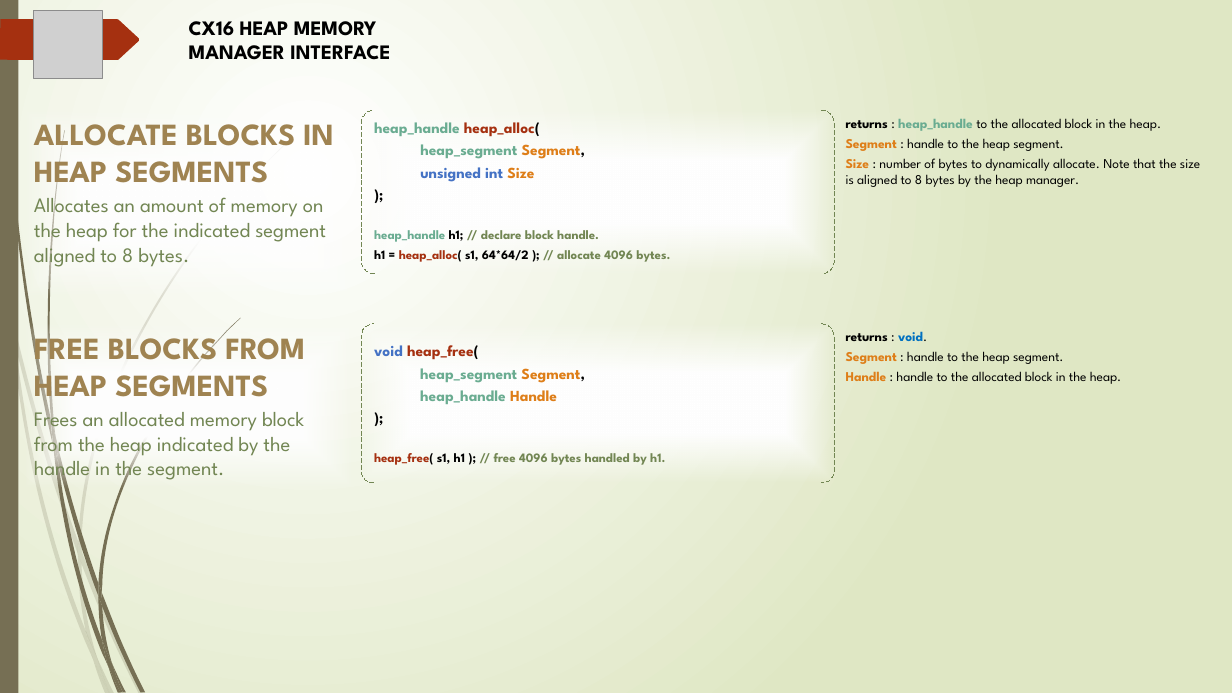
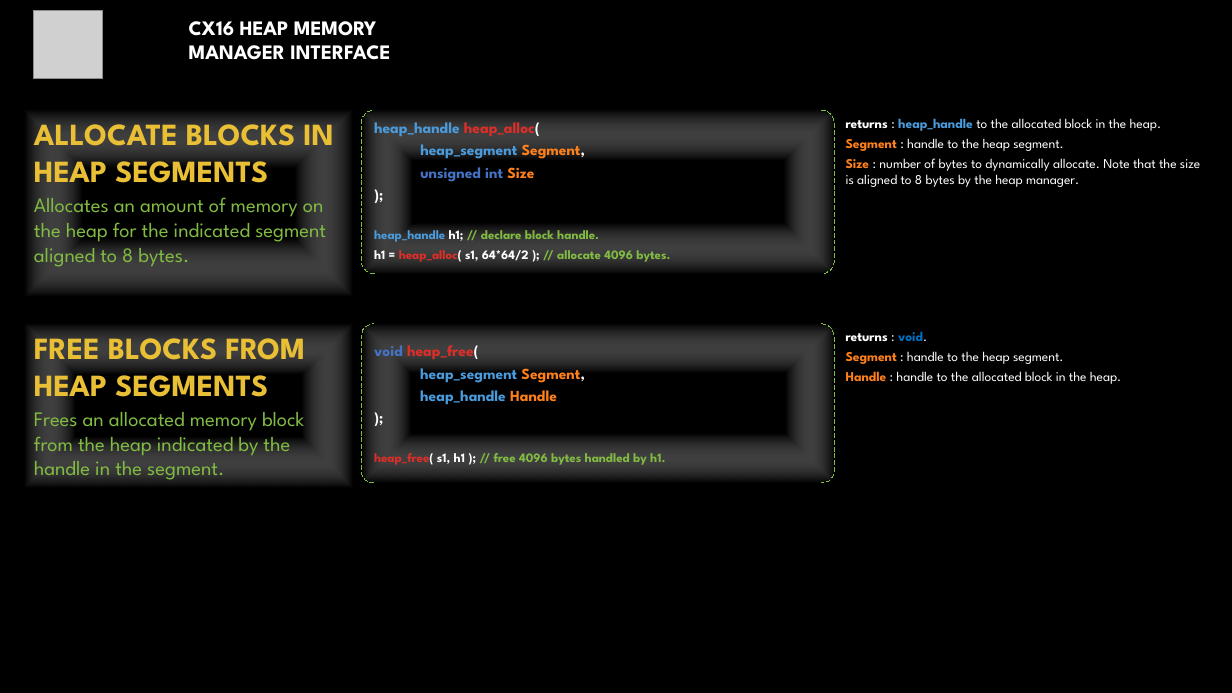
Before and after one commit to FlightControl-User/x16-code, a slide deck: slide 5 of x16-docs/cx16_vram_lru_cache.pptx. Drawn at 1232x693 pixels with LibreOffice and Linux fonts; fonts in the diff are those of the drawing; grey boxes stand for pictures; background and template pictures are left out. Boxes give left, top, right and bottom in pixels: in the first picture for what was removed or moved away, otherwise in the second. Text is boxed around its words. In the diff, an @@ line names an element or a change of style, - is before the commit and + after.

```diff
--- a/x16-docs/cx16_vram_lru_cache.pptx
+++ b/x16-docs/cx16_vram_lru_cache.pptx
@@ background gradient #FFFFFF to #DFE8C4 to #000000 @@
@@ rectangle removed at [0, 0, 18, 693] @@
@@ freeform shape removed at [0, 19, 139, 60] @@
@@ text "CX16 HEAP MEMORY MANAGER INTERFACE" at [189, 21, 390, 60]: text colour #000000 to #FFFFFF @@
@@ rectangle "ALLOCATE BLOCKS IN HEAP SEGMENTS": place and size @@
-rectangle "ALLOCATE BLOCKS IN HEAP SEGMENTS" at [34, 124, 334, 269]
+rectangle "ALLOCATE BLOCKS IN HEAP SEGMENTS" at [25, 110, 352, 297]
@@ rectangle "ALLOCATE BLOCKS IN HEAP SEGMENTS" at [25, 110, 352, 297]: text colour #9F8351 to #E9BF35 in "ALLOCATE BLOCKS IN HEAP SEGMENTS"; text colour #728653 to #81BB42 in "Allocates an amount of memory on the ..."; fill none to gradient #000000 to #FFFFFF @@
@@ bracket pair "heap_handle heap_alloc(" at [361, 110, 835, 274]: text colour #6AAC91 to #4A9BDC in "heap_handle", "heap_segment", "heap_handle"; text colour #A53010 to #DF2E28 in "heap_alloc(", "heap_alloc("; text colour #000000 to #FFFFFF in "heap_alloc(", "Segment,", ");", "h1;" and 1 more places; text colour #DE7E18 to #FE801A in "Segment,", "Size"; text colour #728653 to #81BB42 in "// declare block handle.", "// allocate 4096 bytes."; fill gradient #FFFFFF to gradient #000000 to #FFFFFF; outline #728653 0.75 pt dashed to #81BB42 0.75 pt dashed @@
@@ text "returns : heap_handle to the ..." at [846, 118, 1200, 187]: text colour #000000 to #FFFFFF in "returns : to the allocated block in ...", ": handle to the heap segment.", ": number of bytes to dynamically allocate. ..."; text colour #6AAC91 to #4A9BDC in "heap_handle"; text colour #DE7E18 to #FE801A in "Segment", "Size" @@
@@ rectangle "FREE BLOCKS FROM HEAP SEGMENTS": place and size @@
-rectangle "FREE BLOCKS FROM HEAP SEGMENTS" at [34, 328, 305, 482]
+rectangle "FREE BLOCKS FROM HEAP SEGMENTS" at [25, 323, 352, 487]
@@ rectangle "FREE BLOCKS FROM HEAP SEGMENTS" at [25, 323, 352, 487]: text colour #9F8351 to #E9BF35 in "FREE BLOCKS FROM HEAP SEGMENTS"; text colour #728653 to #81BB42 in "Frees an allocated memory block from the ..."; fill none to gradient #000000 to #FFFFFF @@
@@ bracket pair "void heap_free(" at [361, 323, 835, 482]: text colour #A53010 to #DF2E28 in "heap_free(", "heap_free("; text colour #000000 to #FFFFFF in "heap_free(", "Segment,", ");", "heap_free( s1, h1 );"; text colour #6AAC91 to #4A9BDC in "heap_segment", "heap_handle"; text colour #DE7E18 to #FE801A in "Segment,", "Handle"; text colour #728653 to #81BB42 in "// free 4096 bytes handled by h1."; fill gradient #FFFFFF to gradient #000000 to #FFFFFF; outline #728653 0.75 pt dashed to #81BB42 0.75 pt dashed @@
@@ text "returns : void." at [846, 331, 1122, 384]: text colour #000000 to #FFFFFF in "returns : void.", ": handle to the heap segment.", ": handle to the allocated block in ..."; text colour #DE7E18 to #FE801A in "Segment", "Handle" @@
@@ group removed at [0, 141, 288, 693]: 10 freeform shapes @@
@@ group removed at [3, 0, 240, 693]: 12 freeform shapes @@
```
Also in this commit, not shown: 13 other slides changed, 8 other files.
